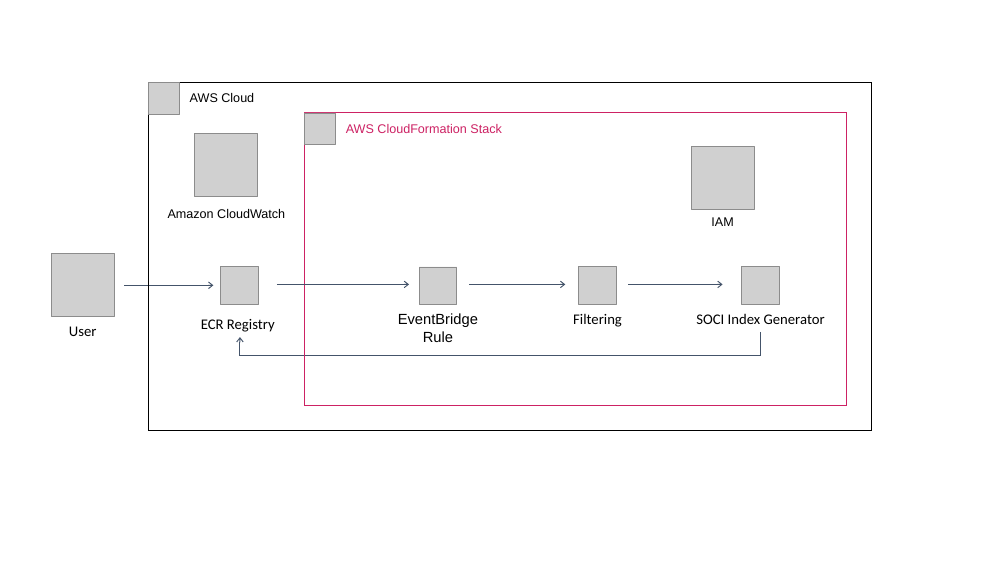
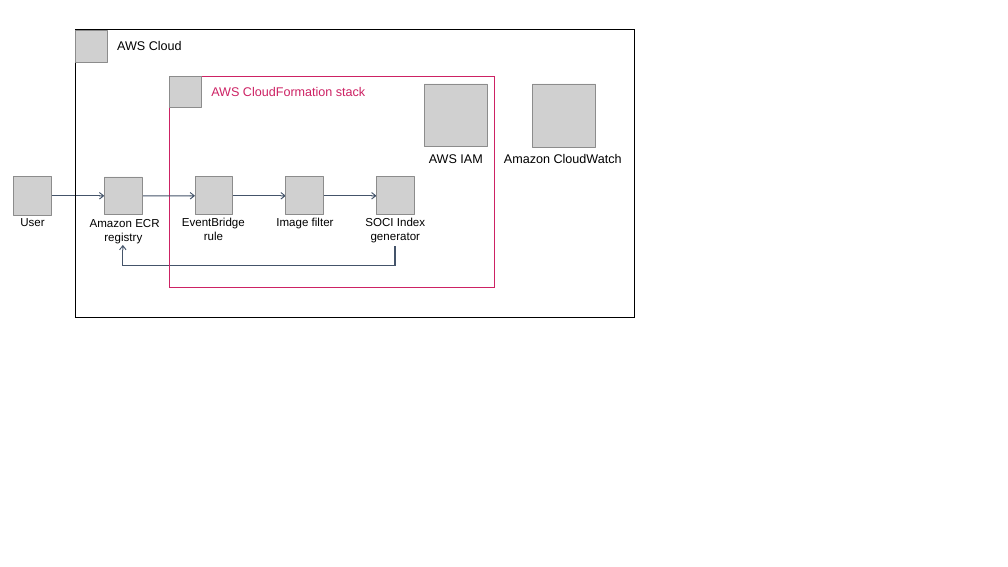
Before and after one commit to aws-ia/cfn-ecr-aws-soci-index-builder, a slide deck: slide 1 of docs/deployment_guide/images/aws_cfn_soci_index_builder_architecture_diagram.pptx. Drawn at 1008x567 pixels with LibreOffice and Linux fonts; fonts in the diff are those of the drawing; grey boxes stand for pictures. Boxes give left, top, right and bottom in pixels: in the first picture for what was removed or moved away, otherwise in the second. Text is boxed around its words. In the diff, an @@ line names an element or a change of style, - is before the commit and + after.

```diff
--- a/docs/deployment_guide/images/aws_cfn_soci_index_builder_architecture_diagram.pptx
+++ b/docs/deployment_guide/images/aws_cfn_soci_index_builder_architecture_diagram.pptx
@@ picture: place and size @@
-picture at <box>148,82,180,114</box>
+picture at <box>76,30,107,62</box>
@@ rectangle "AWS Cloud": place and size @@
-rectangle "AWS Cloud" at <box>148,82,872,430</box>
+rectangle "AWS Cloud" at <box>76,30,635,318</box>
@@ picture: place and size @@
-picture at <box>304,113,336,144</box>
+picture at <box>170,76,202,108</box>
@@ rectangle "AWS CloudFormation stack": place and size @@
-rectangle "AWS CloudFormation stack" at <box>304,113,846,405</box>
+rectangle "AWS CloudFormation stack" at <box>170,76,495,288</box>
@@ text in rectangle at <box>211,87,365,96</box>: text changed @@
-AWS CloudFormation Stack
+AWS CloudFormation stack
@@ picture: place and size @@
-picture at <box>691,146,754,209</box>
+picture at <box>424,84,487,147</box>
@@ picture: place and size @@
-picture at <box>195,134,258,197</box>
+picture at <box>533,84,596,147</box>
@@ text "Amazon CloudWatch": place and size @@
-text "Amazon CloudWatch" at <box>168,209,285,218</box>
+text "Amazon CloudWatch" at <box>504,154,622,163</box>
@@ picture: place and size @@
-picture at <box>51,254,114,317</box>
+picture at <box>13,177,51,216</box>
@@ picture: place and size @@
-picture at <box>221,267,259,305</box>
+picture at <box>104,177,142,215</box>
@@ picture: place and size @@
-picture at <box>419,267,457,305</box>
+picture at <box>195,177,233,215</box>
@@ picture: place and size @@
-picture at <box>578,267,616,305</box>
+picture at <box>286,177,324,215</box>
@@ picture: place and size @@
-picture at <box>742,266,780,304</box>
+picture at <box>377,177,414,215</box>
@@ text at <box>429,154,482,163</box>: text changed @@
-IAM
+AWS IAM
@@ arrow moved from (125, 285) - (213, 285) to (51, 196) - (104, 196) @@
@@ arrow moved from (277, 284) - (409, 284) to (142, 196) - (195, 196) @@
@@ arrow moved from (470, 284) - (566, 284) to (233, 196) - (286, 196) @@
@@ arrow moved from (628, 284) - (723, 284) to (324, 196) - (377, 196) @@
@@ text "User": place and size @@
-text "User" at <box>69,326,97,336</box>
+text "User" at <box>20,218,44,226</box>
@@ text "User" at <box>20,218,44,226</box>: size 14 to 11 pt, font Calibri to Arial @@
@@ text at <box>90,219,159,244</box>: text changed; size 14 to 11 pt; font Calibri to Arial @@
-ECR Registry
+Amazon ECR registry
@@ text at <box>182,217,245,240</box>: text changed; size 14 to 11 pt @@
-EventBridge
-Rule
+EventBridge
+rule
@@ text added at <box>276,217,334,229</box>, 11 pt, text #000000 @@
+Image filter
@@ text at <box>365,217,425,243</box>: text changed; size 14 to 11 pt; font Calibri to Arial @@
-SOCI Index Generator
+SOCI Index generator
@@ elbow arrow moved from (761, 332) - (240, 337) to (395, 247) - (123, 245) @@
@@ text removed at <box>573,314,622,327</box> @@
-Filtering
```
Also in this commit, not shown: 2 other files.
